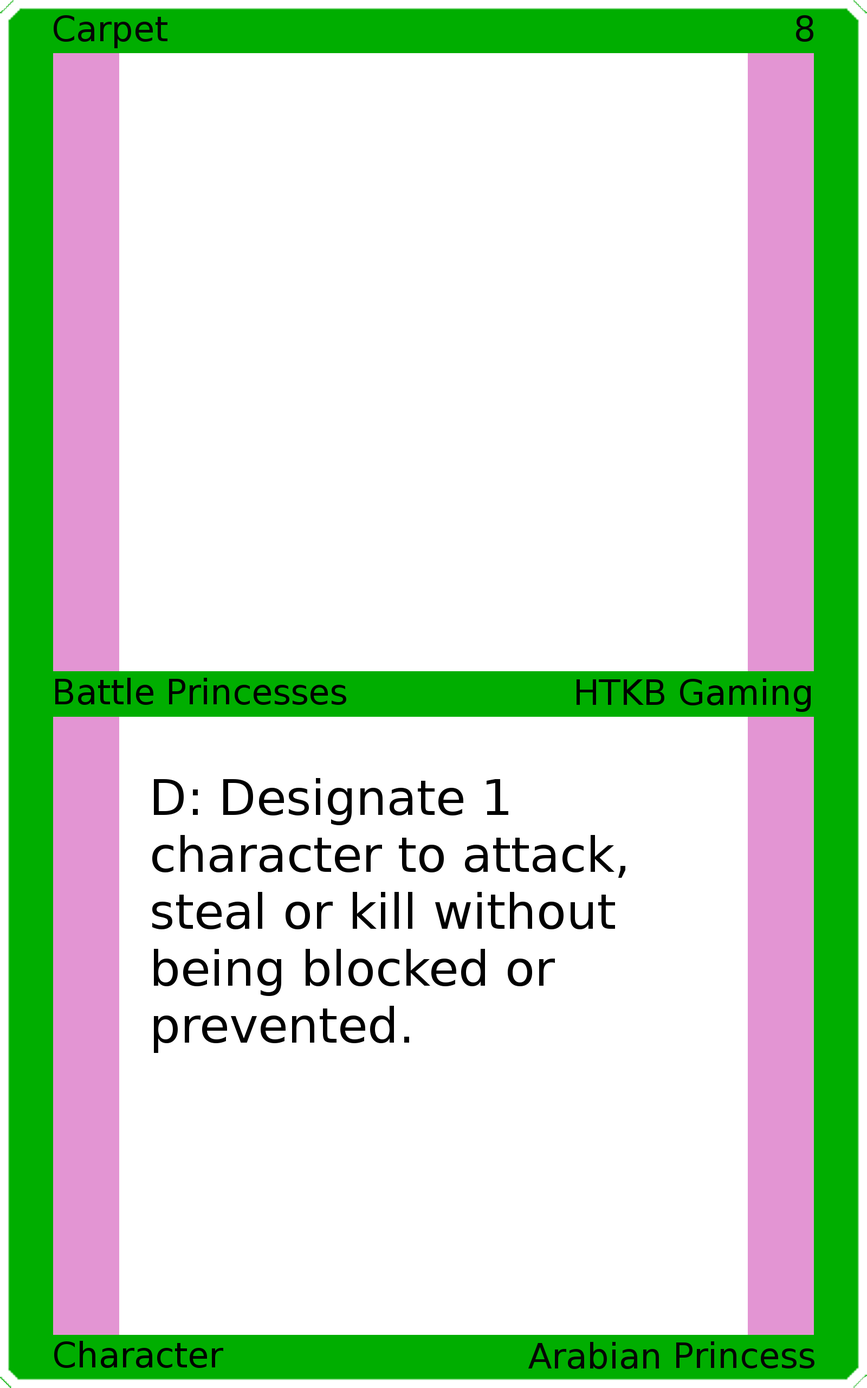
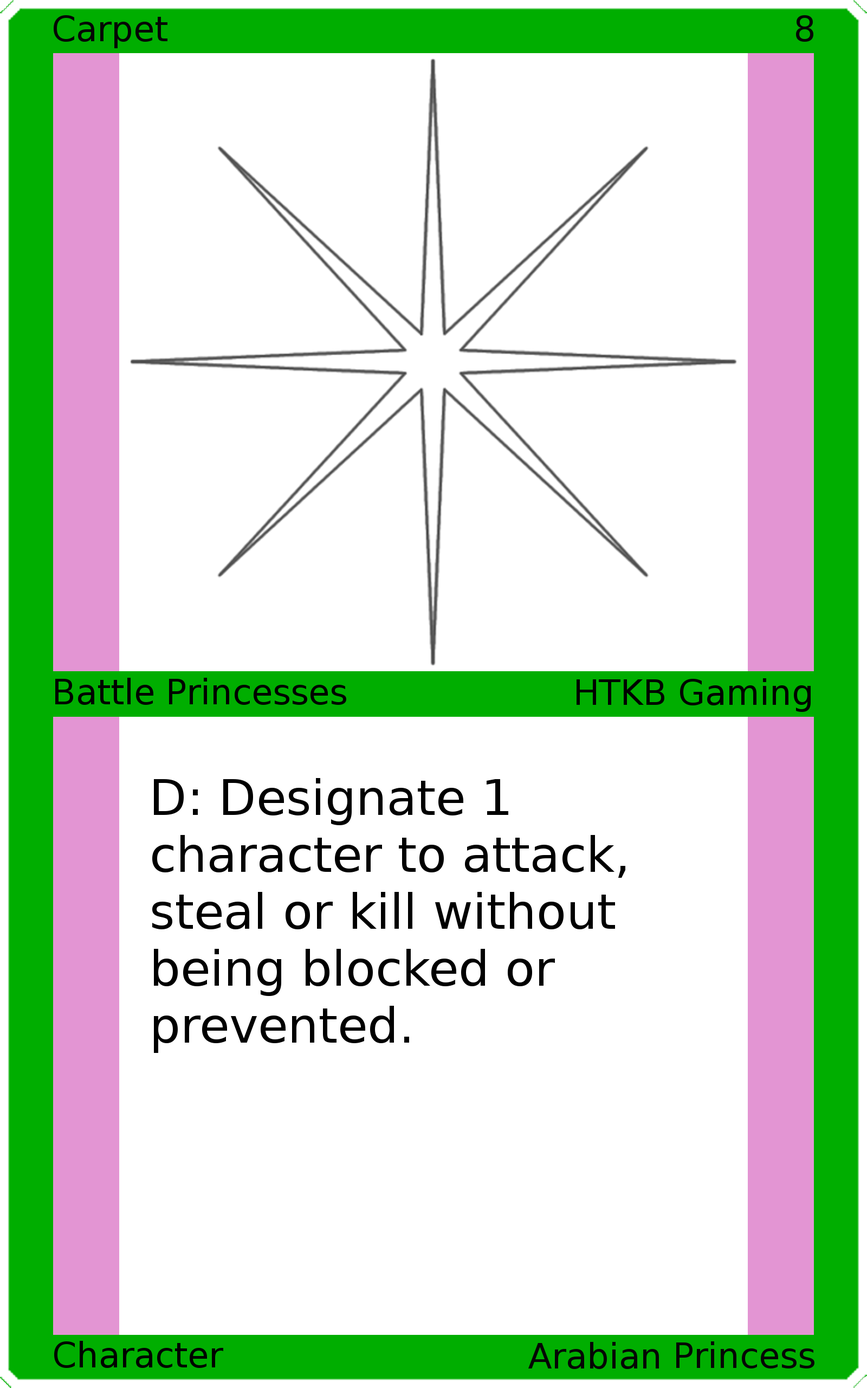
Before/after of a (867, 1388) layered artwork. What changed in the layer stack:
added layer "Art" above "Top Background" over [129, 57, 738, 666]
